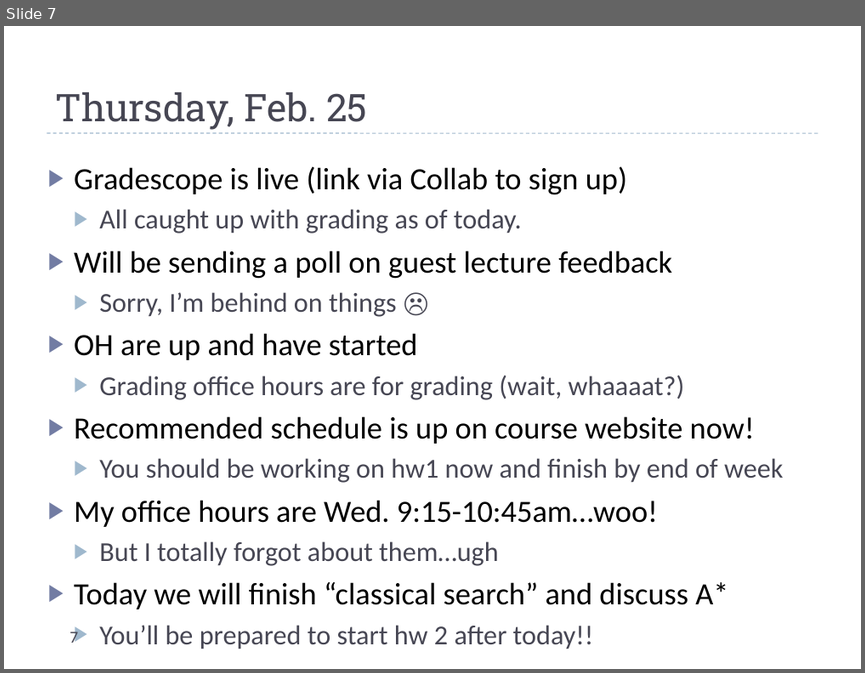
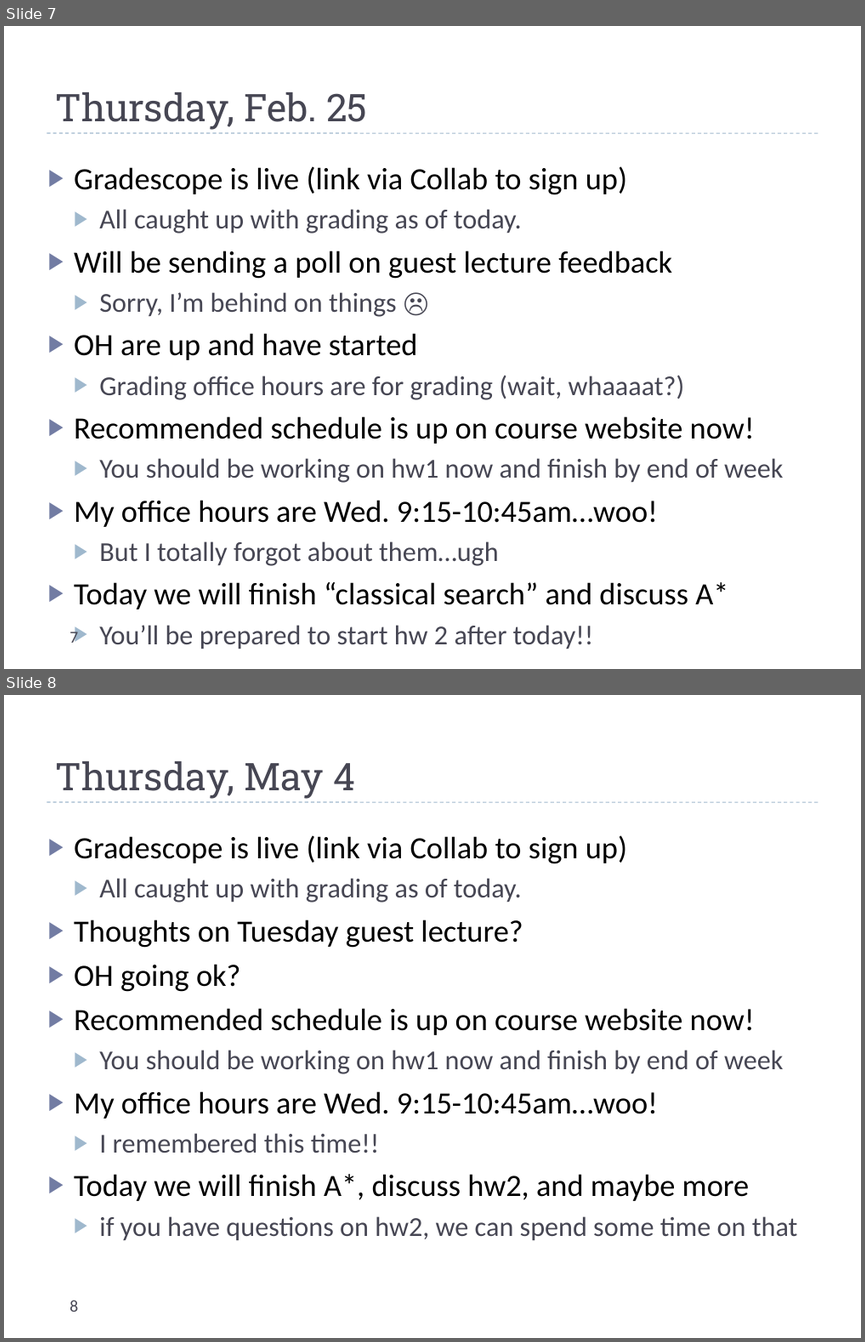
Before and after one commit to markfloryan/AI, a slide deck: slides/dailyannouncements.pptx. Shown one above the other, each under a label of ours: slide 7 before the commit, slides 7 and 8 after it. The pictures are 865x673 and 865x1342 pixels, drawn with LibreOffice and Linux fonts; fonts in the diff are those of the drawing. Boxes give left, top, right and bottom in pixels: in the first picture for what was removed or moved away, otherwise in the second. Text is boxed around its words. In the diff, an @@ line names an element or a change of style, - is before the commit and + after.

```diff
--- a/slides/dailyannouncements.pptx
+++ b/slides/dailyannouncements.pptx
@@ slide 8 added at (4, 695, 861, 1338), background #FFFFFF; not listed: 1 template element that a slide beside it also shows @@
@@ title added at (55, 761, 355, 799), 32 pt, text #464653 @@
+Thursday, May 4
@@ text added at (74, 835, 798, 1240), 26 pt, text #000000 @@
+▶ Gradescope is live (link via Collab to sign up)
+  ▶ All caught up with grading as of today.
+▶ Thoughts on Tuesday guest lecture?
+▶ OH going ok?
+▶ Recommended schedule is up on course website now!
+  ▶ You should be working on hw1 now and finish by end of week
+▶ My office hours are Wed. 9:15-10:45am…woo!
+  ▶ I remembered this time!!
+▶ Today we will finish A*, discuss hw2, and maybe more
+  ▶ if you have questions on hw2, we can spend some time on that
@@ page number added at (69, 1299, 78, 1311), 14 pt, text #464653 @@
+8
```
Also in this commit, not shown: 7 other files.
